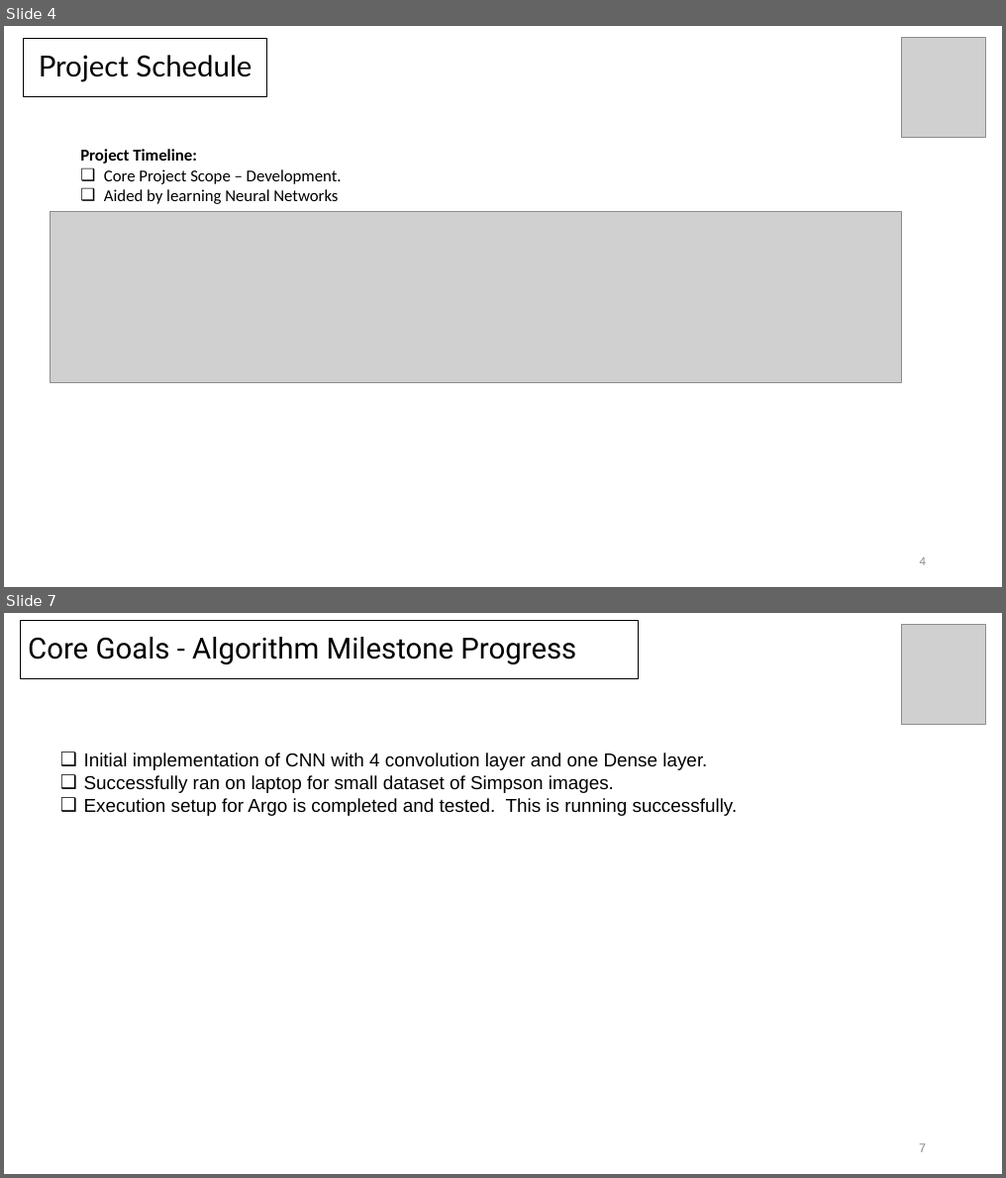
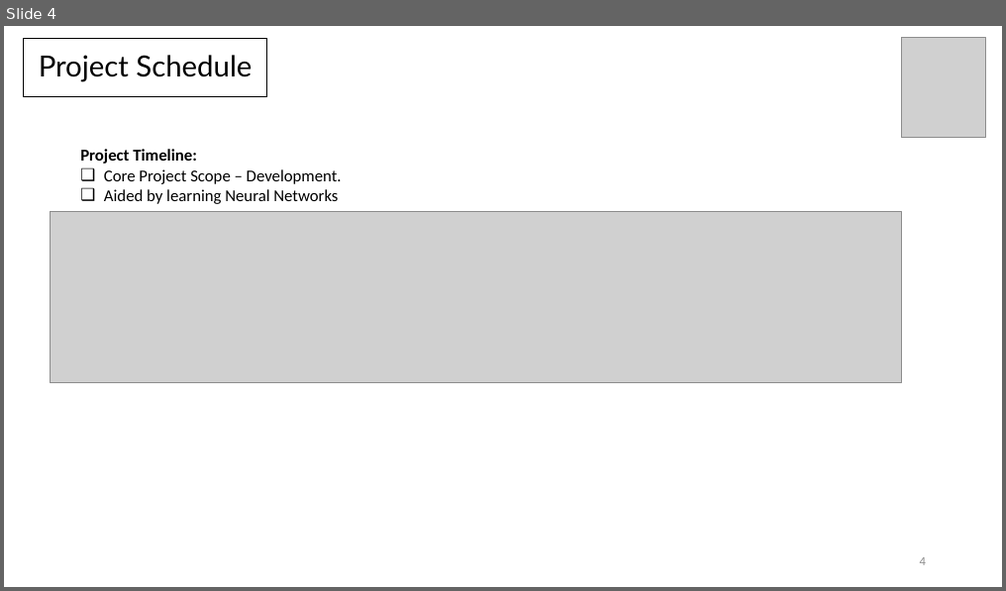
Before and after one commit to coderscraft/simpsons-classification, a slide deck: Documentation/SprintPresentations/Sprint3-Week1.pptx. Shown one above the other, each under a label of ours: slides 4 and 7 before the commit, slide 4 after it; the slides between them are not shown. The pictures are 1006x1178 and 1006x591 pixels, drawn with LibreOffice and Linux fonts; fonts in the diff are those of the drawing; grey boxes stand for pictures. Boxes give left, top, right and bottom in pixels: in the first picture for what was removed or moved away, otherwise in the second. Text is boxed around its words. In the diff, an @@ line names an element or a change of style, - is before the commit and + after.

```diff
--- a/Documentation/SprintPresentations/Sprint3-Week1.pptx
+++ b/Documentation/SprintPresentations/Sprint3-Week1.pptx
@@ slide 7 removed at bbox=[4, 613, 1002, 1174], background #FFFFFF @@
@@ rectangle removed at bbox=[21, 621, 638, 679] @@
-Core Goals - Algorithm Milestone Progress
@@ picture removed at bbox=[902, 624, 986, 725] @@
@@ text removed at bbox=[84, 753, 738, 816] @@
-❑ Initial implementation of CNN with 4 convolution layer and one Dense layer.
-❑ Successfully ran on laptop for small dataset of Simpson images.
-❑ Execution setup for Argo is completed and tested. This is running successfully.
@@ page number removed at bbox=[919, 1144, 926, 1153] @@
-7
```
Also in this commit, not shown: 4 slides changed, 1 slide added, 7 other slides removed, 2 other files.
